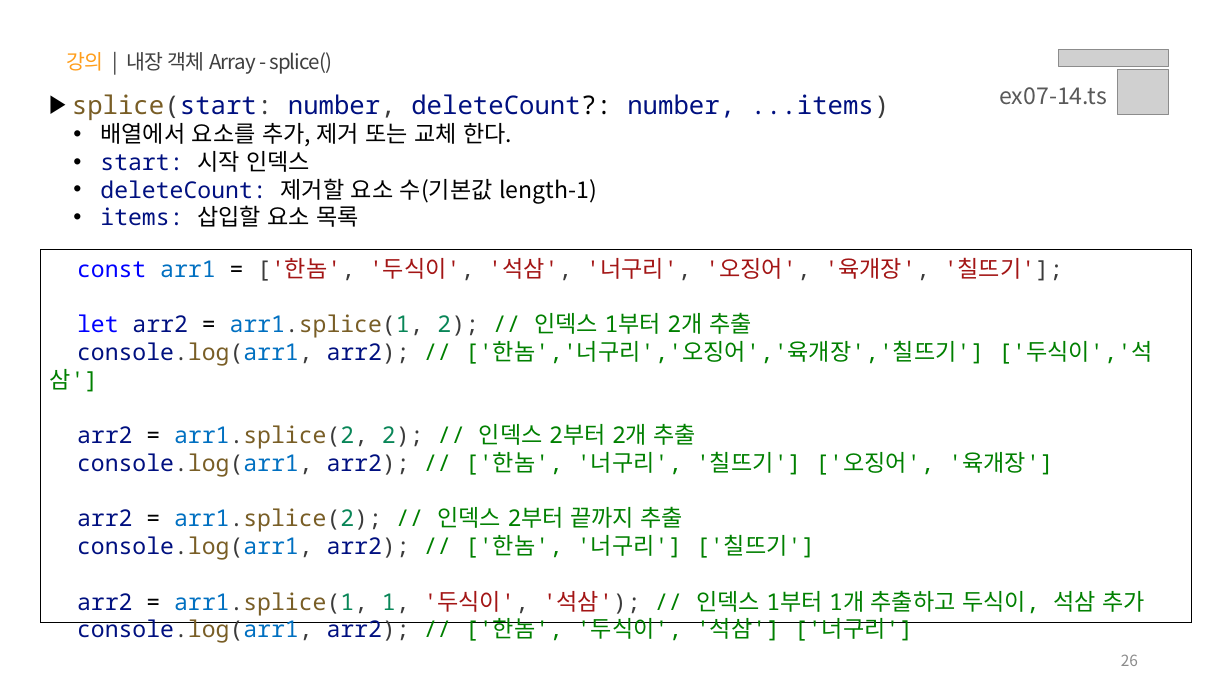
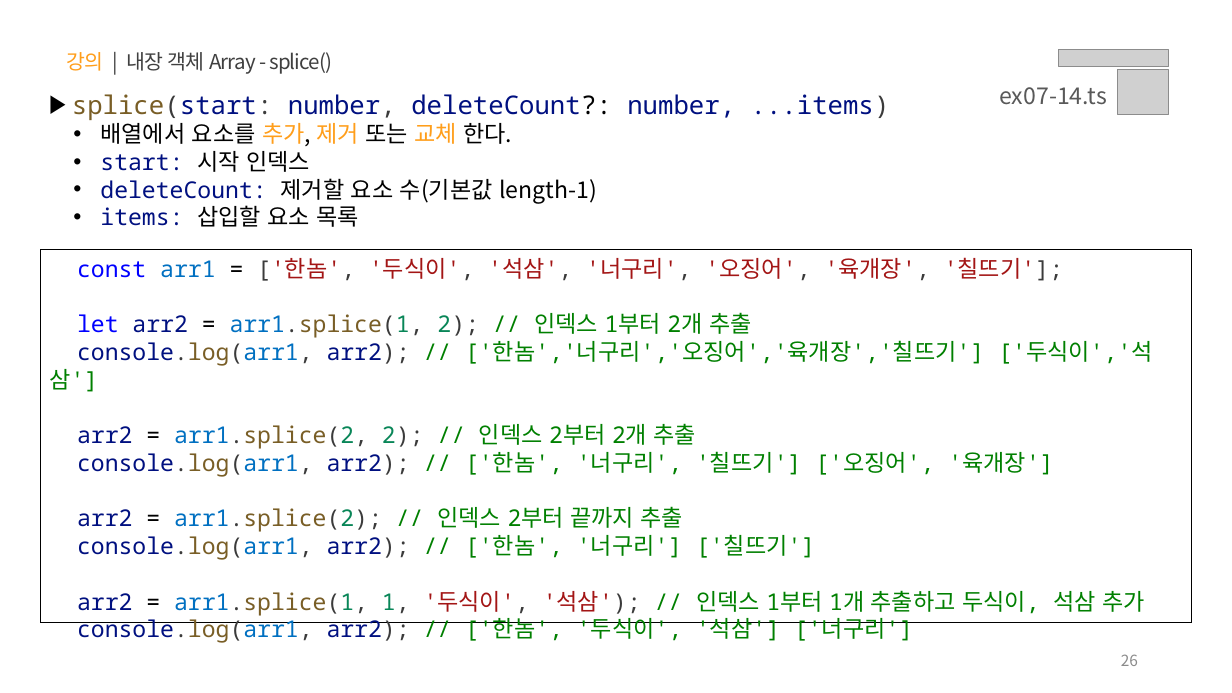
Before and after one commit to yebin-jeong/learn-js, a slide deck: slide 26 of PPT/07.자바스크립트 - 내장 함수.pptx. Drawn at 1232x693 pixels with LibreOffice and Linux fonts; fonts in the diff are those of the drawing; grey boxes stand for pictures. Boxes give left, top, right and bottom in pixels: in the first picture for what was removed or moved away, otherwise in the second. Text is boxed around its words. In the diff, an @@ line names an element or a change of style, - is before the commit and + after.

```diff
--- a/PPT/07.자바스크립트 - 내장 함수.pptx
+++ b/PPT/07.자바스크립트 - 내장 함수.pptx
@@ text at [100, 123, 512, 146]: text colour #000000 to #FF9E1B in "추가, 제거 교체" @@
```
Also in this commit, not shown: 13 other slides changed.
